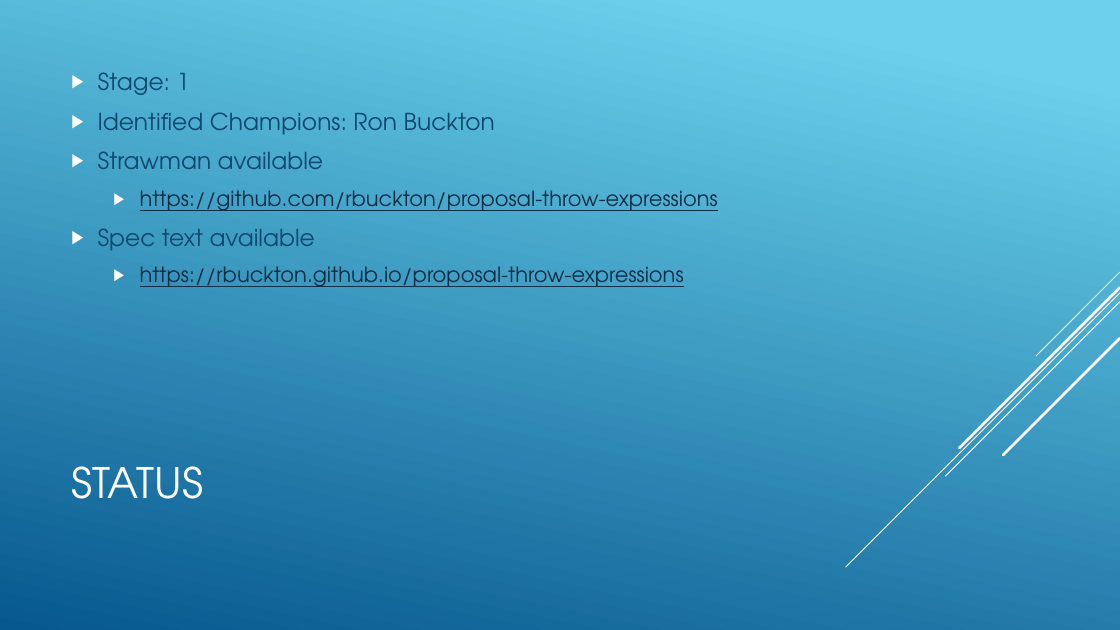
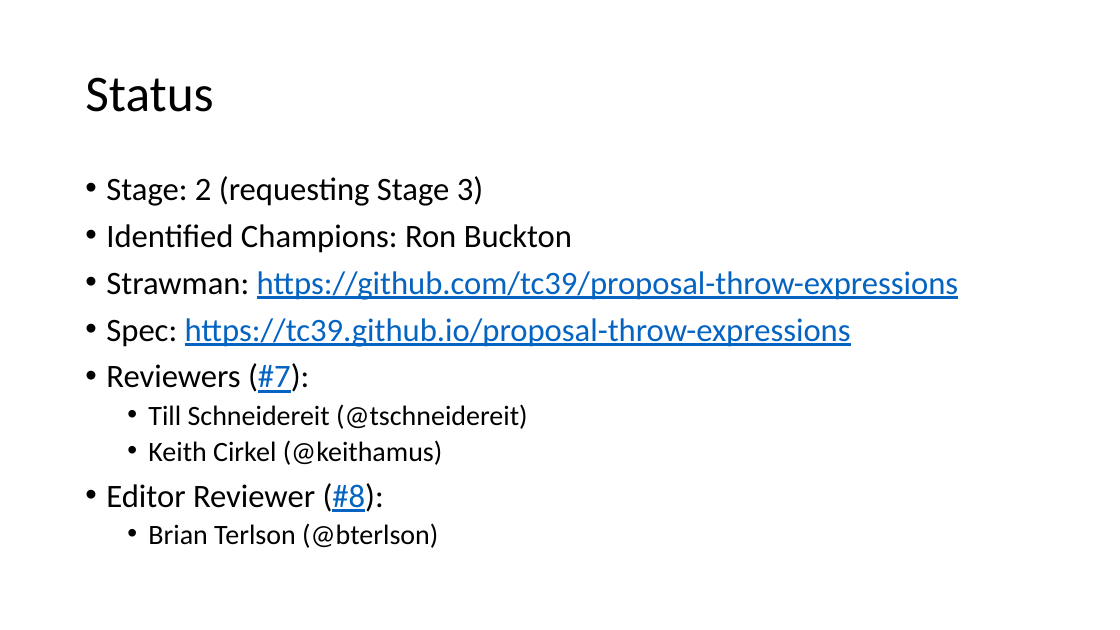
Before and after one commit to tc39/proposal-throw-expressions, a slide deck: slide 4 of docs/ThrowExpressions-tc39.pptx (slide 6 before the commit). Drawn at 1120x630 pixels with LibreOffice and Linux fonts; fonts in the diff are those of the drawing. Boxes give left, top, right and bottom in pixels: in the first picture for what was removed or moved away, otherwise in the second. Text is boxed around its words. In the diff, an @@ line names an element or a change of style, - is before the commit and + after.

```diff
--- a/docs/ThrowExpressions-tc39.pptx
+++ b/docs/ThrowExpressions-tc39.pptx
@@ background gradient #6ED2EB to #06588E to #FFFFFF @@
@@ title at [85,77,213,112]: text changed; size 36 to 44 pt; font TeX Gyre Adventor to Calibri; text colour #FFFFFF to #000000 @@
-STATUS
+Status
@@ text "Stage: 2 (requesting Stage 3)": place and size @@
-text "Stage: 2 (requesting Stage 3)" at [98,72,718,287]
+text "Stage: 2 (requesting Stage 3)" at [106,176,959,548]
@@ text at [106,176,483,206]: text changed; size 20 to 28 pt; font TeX Gyre Adventor to Calibri; text colour #0F496F to #000000 @@
-▶ Stage: 1
+• Stage: 2 (requesting Stage 3)
@@ text at [106,224,572,253]: size 20 to 28 pt, font TeX Gyre Adventor to Calibri, text colour #0F496F to #000000 in "Identified Champions: Ron Buckton"; bullet ▶ to •; line spacing 1 to 0.9 @@
@@ text at [106,271,959,548]: text changed; size 18 to 28 pt; font TeX Gyre Adventor to Calibri; text colour #0D2E46 to #000000 @@
-▶ Strawman available
-  ▶ https://github.com/rbuckton/proposal-throw-expressions
-▶ Spec text available
-  ▶ https://rbuckton.github.io/proposal-throw-expressions
+• Strawman: https://github.com/tc39/proposal-throw-expressions
+• Spec: https://tc39.github.io/proposal-throw-expressions
+• Reviewers (#7):
+  • Till Schneidereit (@tschneidereit)
+  • Keith Cirkel (@keithamus)
+• Editor Reviewer (#8):
+  • Brian Terlson (@bterlson)
@@ group removed at [846,272,1120,567]: 5 lines @@
```
Also in this commit, not shown: 5 other slides changed, 1 slide added, 3 other files.
